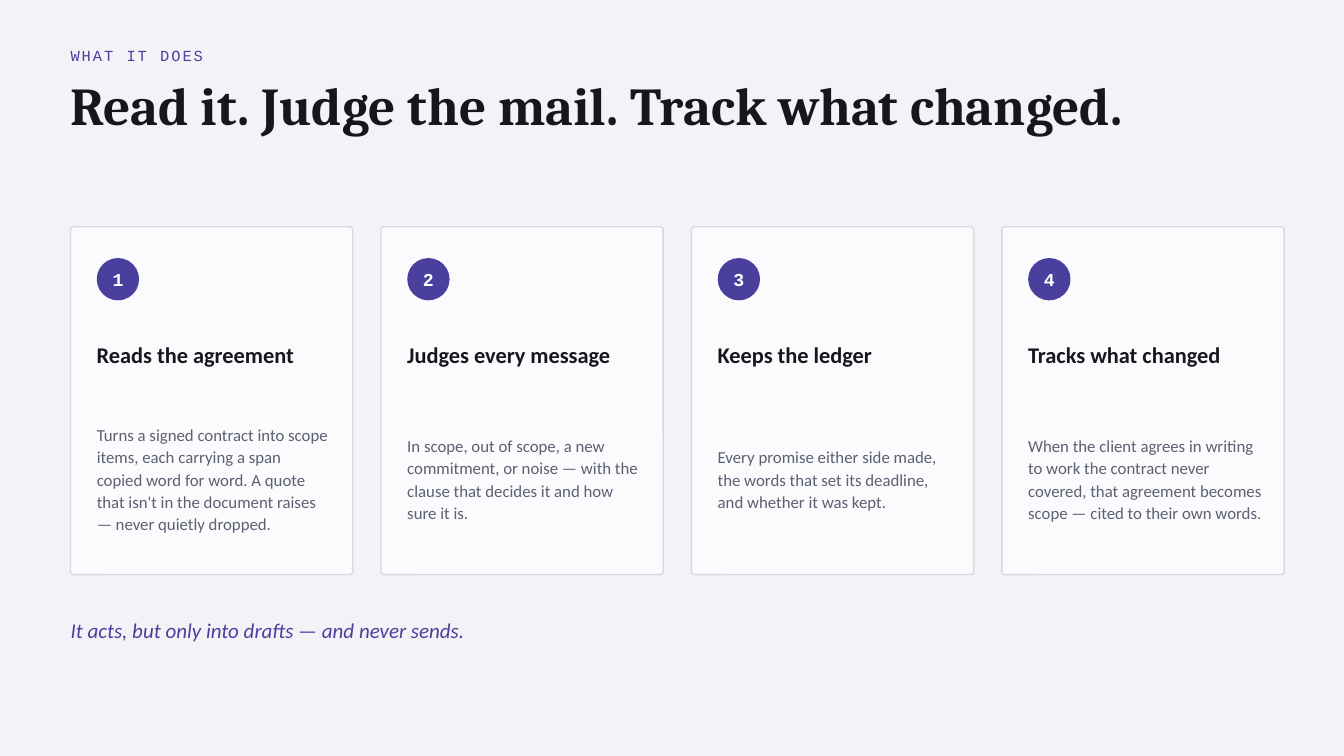
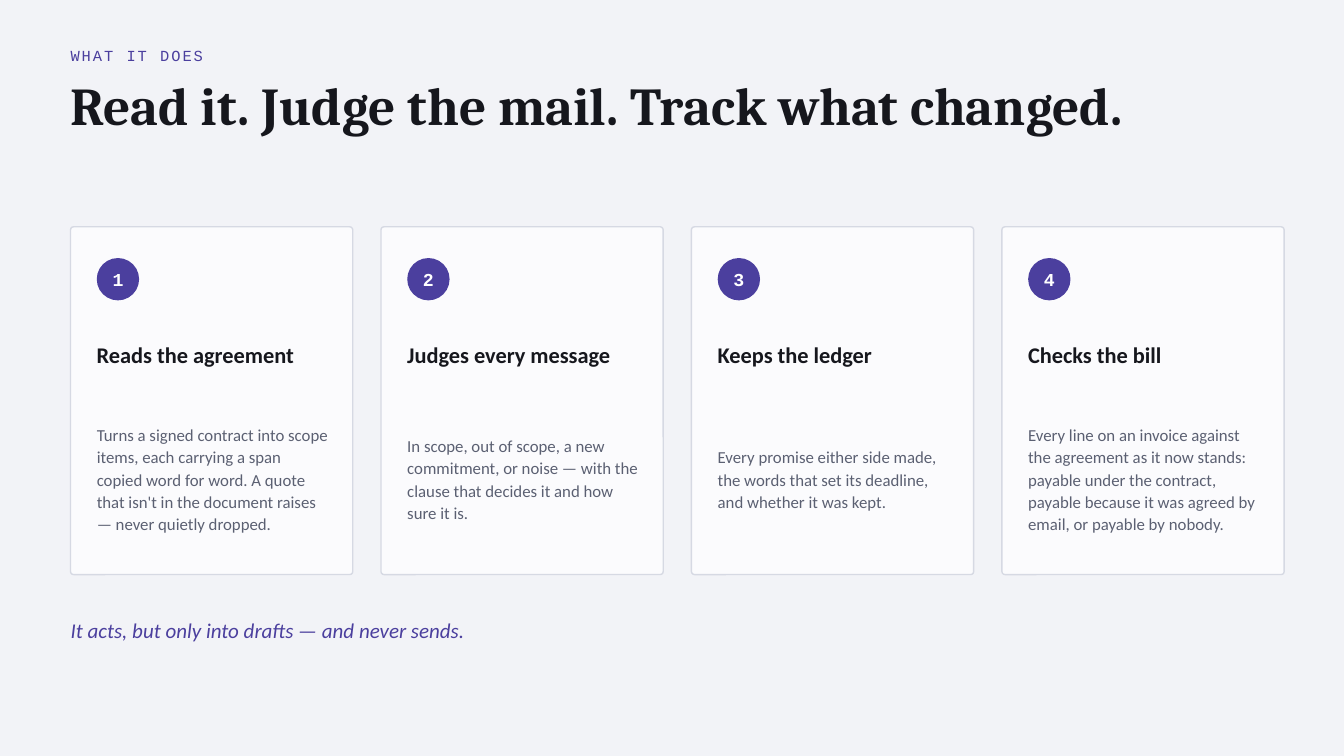
Before and after one commit to AMREESHAYS/chief-of-staff, a slide deck: slide 4 of deck/chief-of-staff.pptx. Drawn at 1344x756 pixels with LibreOffice and Linux fonts; fonts in the diff are those of the drawing. Boxes give left, top, right and bottom in pixels: in the first picture for what was removed or moved away, otherwise in the second. Text is boxed around its words. In the diff, an @@ line names an element or a change of style, - is before the commit and + after.

```diff
--- a/deck/chief-of-staff.pptx
+++ b/deck/chief-of-staff.pptx
@@ text at [1028, 347, 1161, 363]: text changed @@
-Tracks what changed
+Checks the bill
@@ text at [1028, 429, 1255, 533]: text changed @@
-When the client agrees in writing to work the contract never covered, that agreement becomes scope — cited to their own words.
+Every line on an invoice against the agreement as it now stands: payable under the contract, payable because it was agreed by email, or payable by nobody.
```
Also in this commit, not shown: 1 other slide changed, 2 other files.
